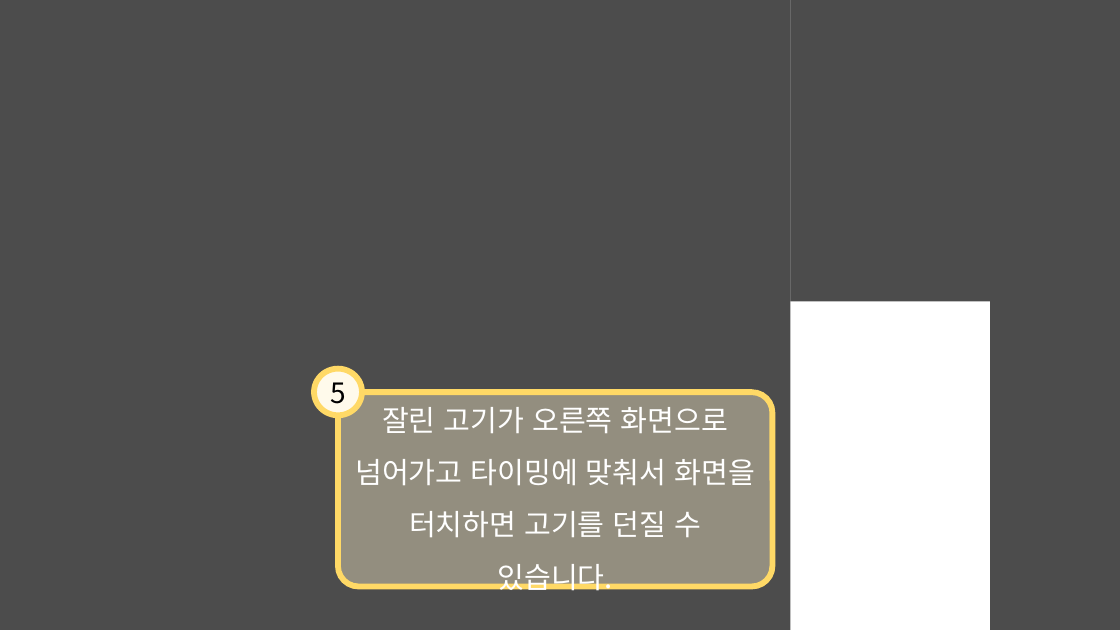
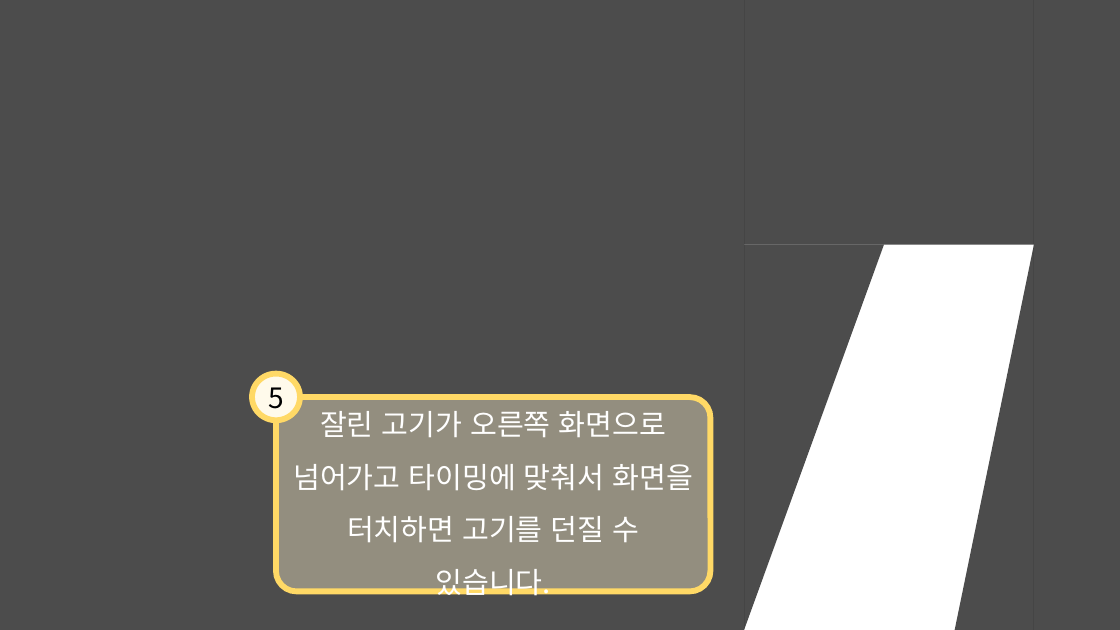
Before and after one commit to SNUGDC/CatDefense, a slide deck: slide 19 of UI Design.pptx. Drawn at 1120x630 pixels with LibreOffice and Linux fonts; fonts in the diff are those of the drawing; background and template pictures are left out. Boxes give left, top, right and bottom in pixels: in the first picture for what was removed or moved away, otherwise in the second. Text is boxed around its words. In the diff, an @@ line names an element or a change of style, - is before the commit and + after.

```diff
--- a/UI Design.pptx
+++ b/UI Design.pptx
@@ rectangle: place and size @@
-rectangle at [0,0,791,630]
+rectangle at [0,0,744,630]
@@ rectangle: place and size @@
-rectangle at [791,0,990,302]
+rectangle at [744,0,1034,245]
@@ rectangle: place and size @@
-rectangle at [991,0,1120,630]
+rectangle at [1034,0,1120,630]
@@ triangle added at [744,245,885,630], fill #000000 at 70% opacity @@
@@ triangle added at [955,245,1034,630], fill #000000 at 70% opacity @@
@@ ellipse "5": place and size @@
-ellipse "5" at [314,369,362,416]
+ellipse "5" at [252,374,300,421]
@@ rounded rectangle "잘린 고기가 오른쪽 화면으로": place and size @@
-rounded rectangle "잘린 고기가 오른쪽 화면으로" at [338,392,772,586]
+rounded rectangle "잘린 고기가 오른쪽 화면으로" at [276,397,711,592]
```
Also in this commit, not shown: 3 other files.
